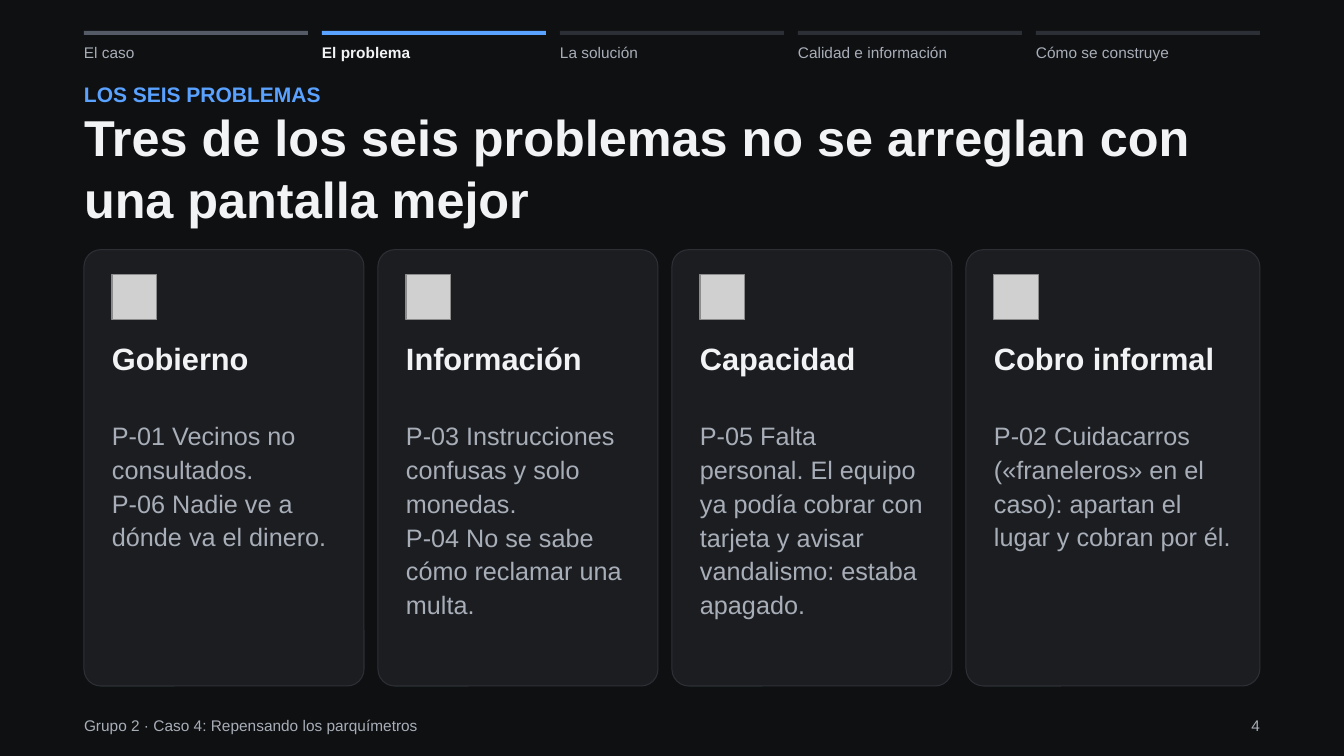
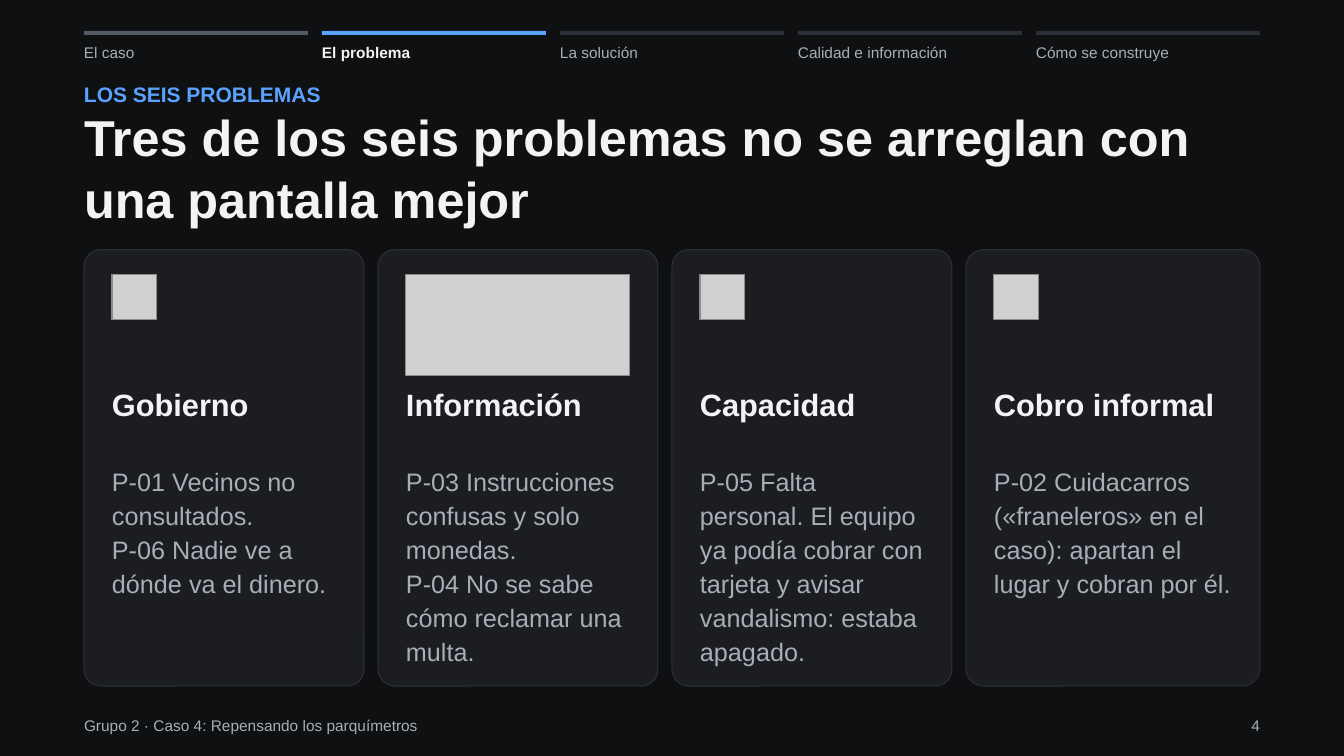
Before and after one commit to Santiago78op/MCP-AYD, a slide deck: slide 4 of boveda/08-Tareas/Grupo2_CasoParquimetros_Presentacion.pptx. Drawn at 1344x756 pixels with LibreOffice and Linux fonts; fonts in the diff are those of the drawing; grey boxes stand for pictures. Boxes give left, top, right and bottom in pixels: in the first picture for what was removed or moved away, otherwise in the second. Text is boxed around its words. In the diff, an @@ line names an element or a change of style, - is before the commit and + after.

```diff
--- a/boveda/08-Tareas/Grupo2_CasoParquimetros_Presentacion.pptx
+++ b/boveda/08-Tareas/Grupo2_CasoParquimetros_Presentacion.pptx
@@ picture removed at (x1=406, y1=275, x2=451, y2=320) @@
@@ picture added at (x1=406, y1=275, x2=630, y2=376) @@
@@ 8 texts moved together from (x1=112, y1=347, x2=1231, y2=619) to (x1=112, y1=393, x2=1231, y2=666) @@
```
Also in this commit, not shown: 1 other slide changed, 7 other files.
